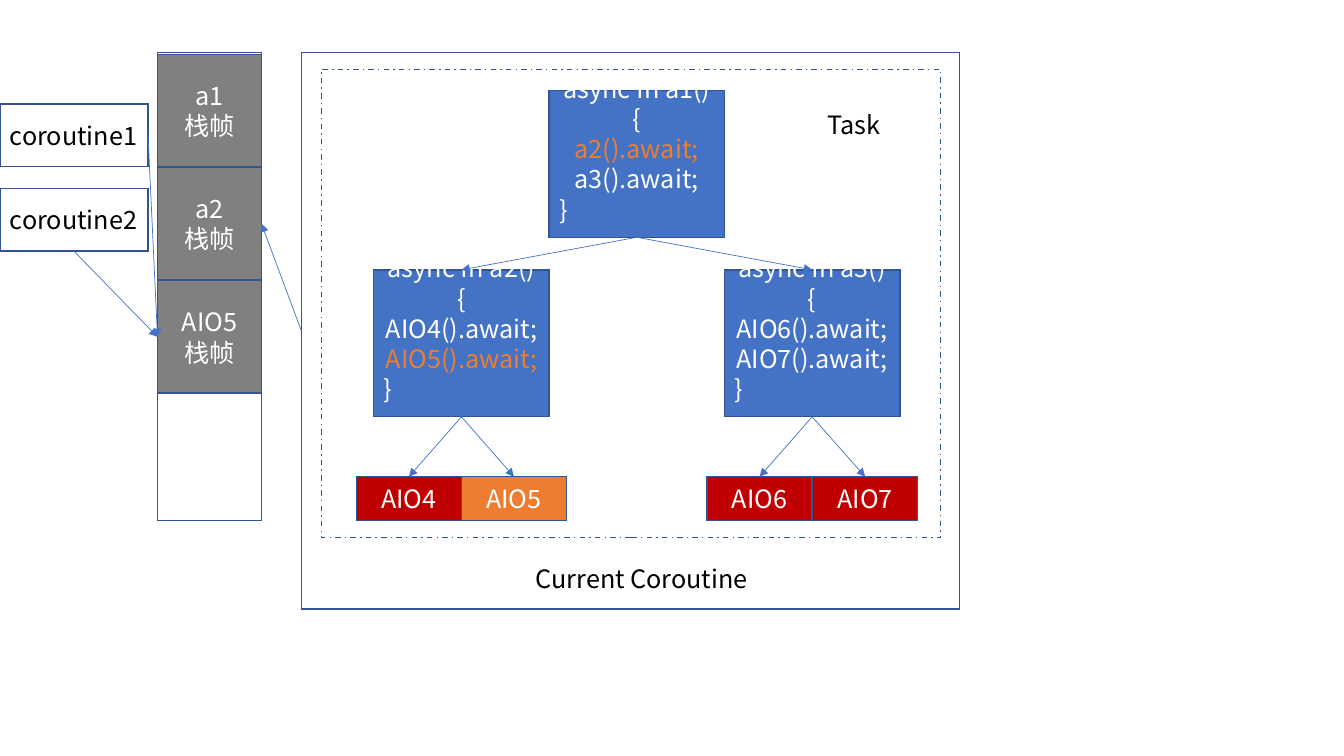
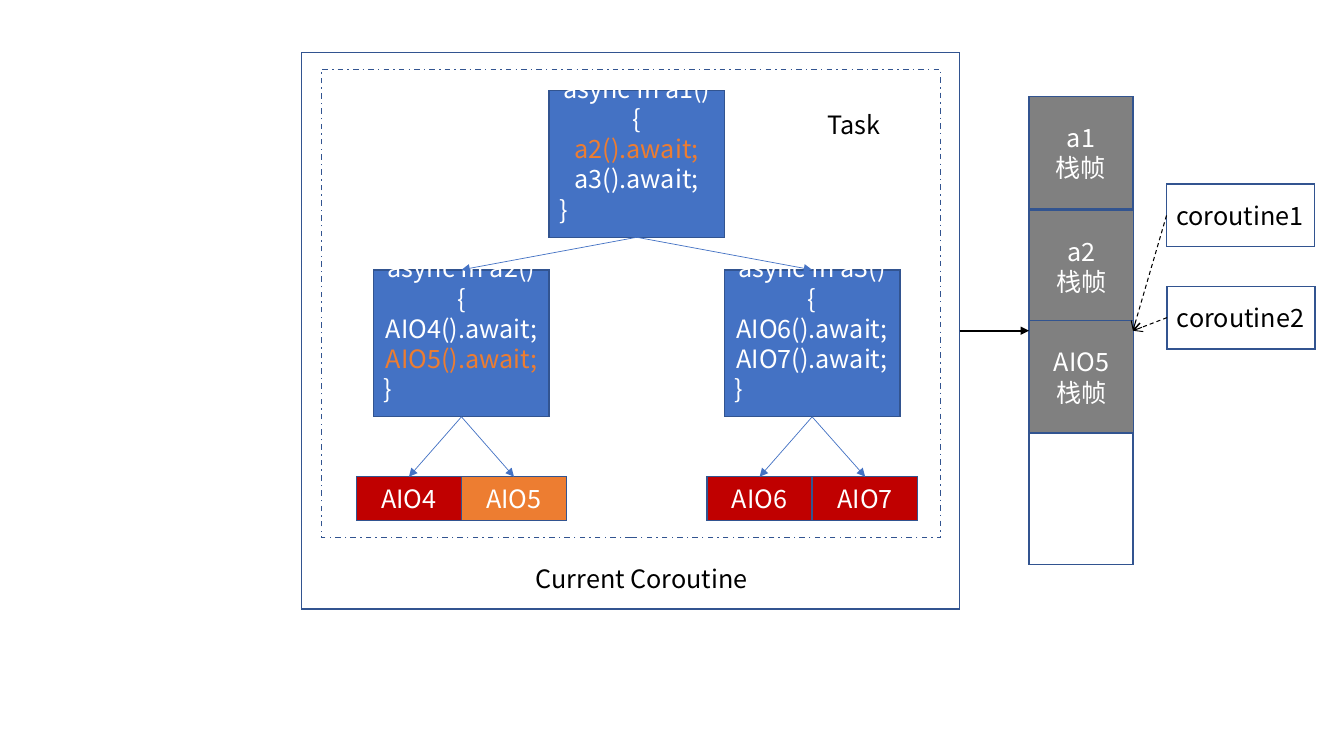
Before and after one commit to wyfcyx/osnotes, a slide deck: slide 4 of Rust/rust-async-introduction/演示文稿1.pptx. Drawn at 1344x756 pixels with LibreOffice and Linux fonts; fonts in the diff are those of the drawing. Boxes give left, top, right and bottom in pixels: in the first picture for what was removed or moved away, otherwise in the second. Text is boxed around its words. In the diff, an @@ line names an element or a change of style, - is before the commit and + after.

```diff
--- a/Rust/rust-async-introduction/演示文稿1.pptx
+++ b/Rust/rust-async-introduction/演示文稿1.pptx
@@ 3 rectangles: place and size @@
-3 rectangles at [157, 52, 261, 521]
+3 rectangles at [1029, 97, 1133, 566]
@@ arrow removed from (148, 135) to (157, 337) @@
@@ rectangle "coroutine1": place and size @@
-rectangle "coroutine1" at [0, 104, 148, 166]
+rectangle "coroutine1" at [1167, 185, 1315, 247]
@@ arrow removed from (301, 331) to (261, 224) @@
@@ arrow added from (1167, 216) to (1133, 331), #000000 0.75 pt dashed @@
@@ arrow removed from (74, 251) to (157, 337) @@
@@ rectangle "coroutine2": place and size @@
-rectangle "coroutine2" at [0, 189, 148, 251]
+rectangle "coroutine2" at [1168, 286, 1316, 349]
@@ rectangle "AIO5": place and size @@
-rectangle "AIO5" at [157, 280, 261, 392]
+rectangle "AIO5" at [1029, 321, 1133, 433]
@@ arrow added from (1168, 318) to (1133, 331), #000000 0.75 pt dashed @@
@@ arrow added from (960, 331) to (1029, 331), #000000 1.5 pt @@
```
Also in this commit, not shown: 1 slide added, 8 other files.
